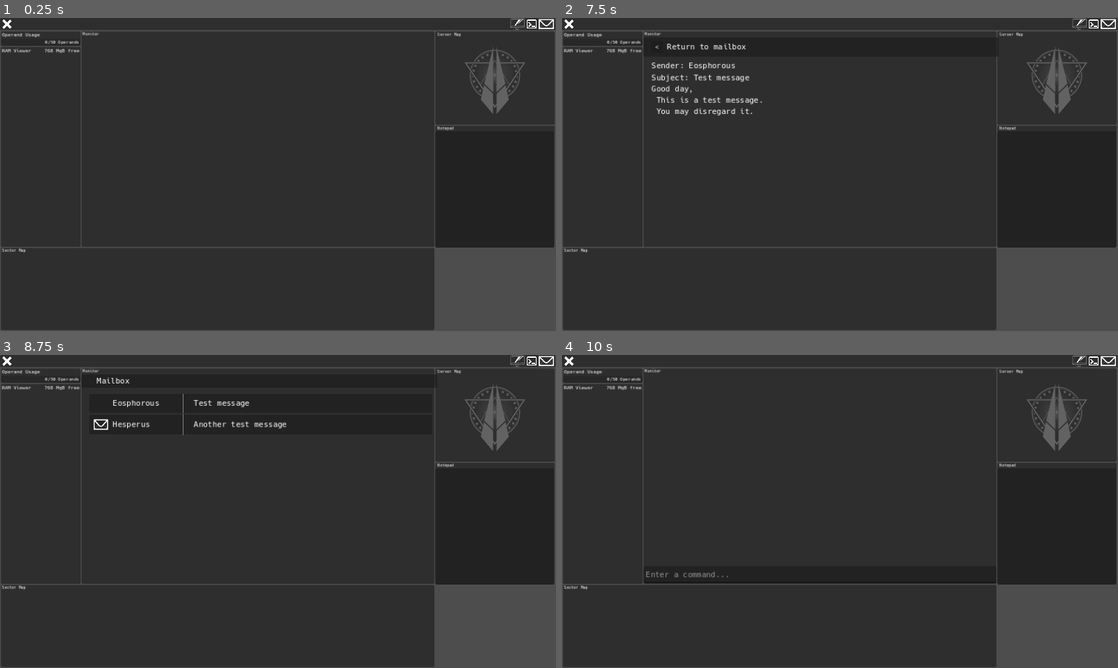
Above: before the commit, frames 1-4 (two rows, left to right).
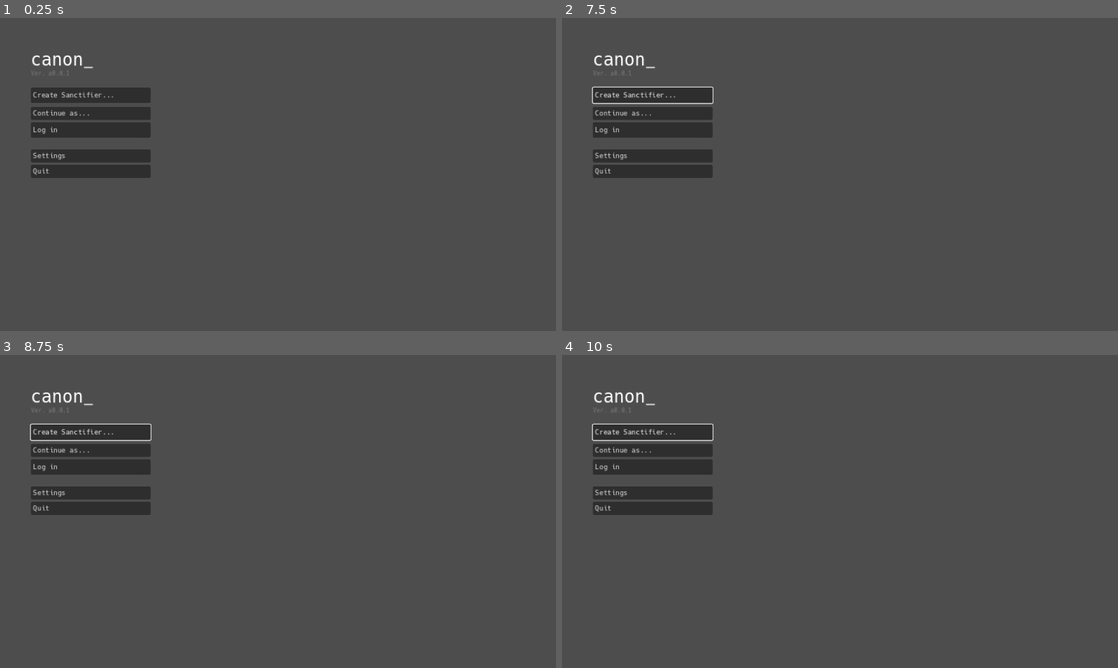
Above: after the commit, the same moments.

Repository: pivinx1/canon
Game: Godot game, scene res://scenes/mainmenu.tscn
The game is run twice, just before and just after one commit, with the same random seed, the same clock (stepped at 60 frames per second) and the same inputs. Before the commit the project starts from res://scenes/game.tscn.
Inputs (mouse positions are in pixels of both pictures, inside the frame that each line leads up to):
- Up to frame 1 (0.25 s): no input
- Up to frame 2 (7.5 s): click (650, 96) at 0.5 s, where only the run after the commit has a clickable "Create Sanctifier..."; click (650, 130) at 1.25 s, where only the run after the commit has a clickable "Log in"; click (650, 155) at 2 s, where only the run after the commit has a clickable "Settings"; click (650, 111) at 2.75 s, where only the run after the commit has a clickable "Continue as..."; click (650, 111) at 3.5 s, where only the run after the commit has a clickable "Continue as..."; click (1106, 24) at 4.27 s; click (1095, 24) at 5.02 s; click (650, 96) at 5.75 s, where only the run after the commit has a clickable "Create Sanctifier..."; click (1106, 24) at 6.52 s; click (823, 64) at 7.25 s, where only the run before the commit has a clickable "Eosphorous"
- Up to frame 3 (8.75 s): click (94, 383) at 8 s, where only the run before the commit has a clickable "<"
- Up to frame 4 (10 s): click (823, 423) at 8.75 s, where only the run before the commit has a clickable "Hesperus"; click (1095, 361) at 9.52 s

The runs differ from the first frame. In frame 1, 86% of the frame differs, in the area x 0-100%, y 0-100%; in frame 2, 86%; in frame 3, 86%; in frame 4, 86%.

Commit message:
start work on main menu

Diff:
--- a/project.godot
+++ b/project.godot
@@ -11,7 +11,7 @@
 [application]
 
 config/name="canon"
-run/main_scene="res://scenes/game.tscn"
+run/main_scene="res://scenes/mainmenu.tscn"
 config/features=PackedStringArray("4.2", "GL Compatibility")
 config/icon="res://icon.svg"
 
--- /dev/null
+++ b/scenes/mainmenu.tscn
@@ -0,0 +1,89 @@
+[gd_scene load_steps=4 format=3 uid="uid://cmxsl7bqkjyjp"]
+
+[ext_resource type="Theme" uid="uid://yihqjdsgadyv" path="res://theme.tres" id="1_emynt"]
+[ext_resource type="Script" path="res://scripts/mainmenu.gd" id="2_diogw"]
+[ext_resource type="AudioStream" uid="uid://kxtcfjlp1yk" path="res://sounds/bgm/ForensicsUnderscore.ogg" id="3_bv25c"]
+
+[node name="Mainmenu" type="Control"]
+layout_mode = 3
+anchors_preset = 15
+anchor_right = 1.0
+anchor_bottom = 1.0
+grow_horizontal = 2
+grow_vertical = 2
+theme = ExtResource("1_emynt")
+script = ExtResource("2_diogw")
+
+[node name="AudioStreamPlayer" type="AudioStreamPlayer" parent="."]
+stream = ExtResource("3_bv25c")
+autoplay = true
+
+[node name="Title" type="Label" parent="."]
+layout_mode = 0
+offset_left = 64.0
+offset_top = 64.0
+offset_right = 224.0
+offset_bottom = 107.0
+theme_override_font_sizes/font_size = 36
+text = "canon_"
+vertical_alignment = 1
+
+[node name="Label" type="Label" parent="."]
+modulate = Color(1, 1, 1, 0.25098)
+layout_mode = 0
+offset_left = 64.0
+offset_top = 107.0
+offset_right = 104.0
+offset_bottom = 126.0
+theme_override_font_sizes/font_size = 12
+text = "Ver. a0.0.1"
+
+[node name="NewGame" type="Button" parent="."]
+layout_mode = 0
+offset_left = 64.0
+offset_top = 144.0
+offset_right = 312.0
+offset_bottom = 176.0
+theme_override_font_sizes/font_size = 14
+text = "Create Sanctifier..."
+alignment = 0
+
+[node name="Continue" type="Button" parent="."]
+layout_mode = 0
+offset_left = 64.0
+offset_top = 184.0
+offset_right = 312.0
+offset_bottom = 208.0
+theme_override_font_sizes/font_size = 14
+text = "Continue as..."
+alignment = 0
+
+[node name="ContinueAs" type="Button" parent="."]
+layout_mode = 0
+offset_left = 64.0
+offset_top = 216.0
+offset_right = 312.0
+offset_bottom = 248.0
+theme_override_font_sizes/font_size = 14
+text = "Log in"
+alignment = 0
+
+[node name="Settings" type="Button" parent="."]
+layout_mode = 0
+offset_left = 64.0
+offset_top = 272.0
+offset_right = 312.0
+offset_bottom = 297.0
+theme_override_font_sizes/font_size = 14
+text = "Settings"
+alignment = 0
+
+[node name="Quit" type="Button" parent="."]
+layout_mode = 0
+offset_left = 64.0
+offset_top = 304.0
+offset_right = 312.0
+offset_bottom = 329.0
+theme_override_font_sizes/font_size = 14
+text = "Quit"
+alignment = 0
--- /dev/null
+++ b/scripts/mainmenu.gd
@@ -0,0 +1 @@
+extends Control
Not shown, added: sounds/bgm/ForensicsUnderscore.ogg.import
Not shown, added: sounds/bgm/ForensicsUnderscore.ogg
